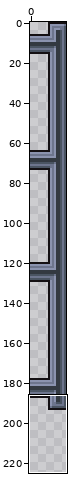
Edited in one commit: pixel-art file (art/asprite/board_collector_left.aseprite). The picture above shows the old version from afar; the outline marks the close-up.
Close-up. Old version:
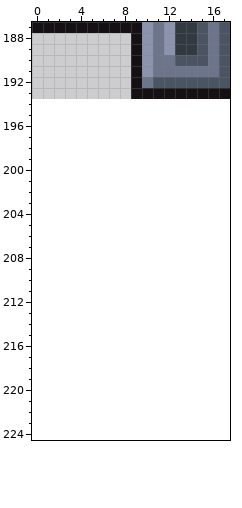
18x194 pixels, 1 frame. Shown: x 0..17, y 187..224. The old version is drawn lined up with the new one, on the new canvas.
After:
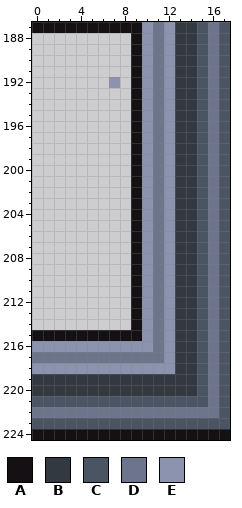
Palette (. is transparent): A #141013  B #333941  C #4a5462  D #6d758d  E #8b93af
Edits made:
canvas 18x194 -> 18x225
y 190: x 12..14 DCC -> EBB
y 191: x 12..15 DDDD -> EBBC
y 192: x 7 . -> E; x 10..14 DCCCC -> EDEBB; x 16 C -> D
y 193: x 10..17 AAAAAAAA -> EDEBBCDC
y 194..214: x 9..17 ......... -> AEDEBBCDC
y 215: x 0..17 .................. -> AAAAAAAAAAEDEBBCDC
y 216: x 0..17 .................. -> EEEEEEEEEEEDEBBCDC
y 217: x 0..17 .................. -> DDDDDDDDDDDDEBBCDC
y 218: x 0..17 .................. -> EEEEEEEEEEEEEBBCDC
y 219..220: x 0..17 .................. -> BBBBBBBBBBBBBBBCDC
y 221: x 0..17 .................. -> CCCCCCCCCCCCCCCCDC
y 222: x 0..17 .................. -> DDDDDDDDDDDDDDDDDC
y 223: x 0..17 .................. -> CCCCCCCCCCCCCCCCCC
y 224: x 0..17 .................. -> AAAAAAAAAAAAAAAAAA
Boxes around the changes in both close-ups, in picture pixels (x1, y1, x2, y2):
changed: (32, 55, 230, 440)
